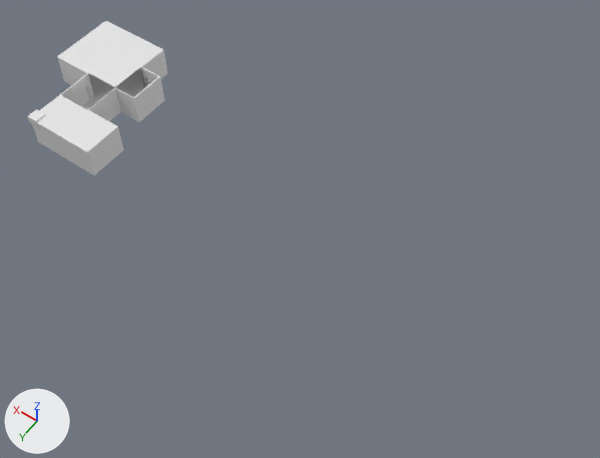
Before and after pictures for a commit that changed the Blender file V00717/Assets/Art/Locations/space_station_001.blend.
Rendered twice from a 50 mm lens placed at (-422.0, 292.0, 515.0), pointed at (-188.0, -36.0, 0.0). Arrows for +X, +Y and +Z are at lower left; the lights stay in place.
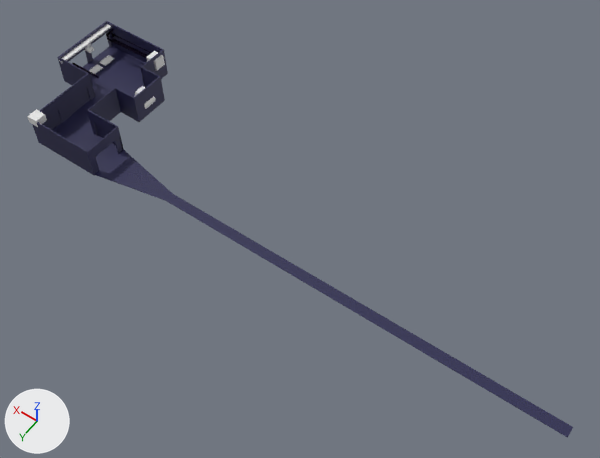
The change, as a list of edits to the scene's bpy script:
```text
Add mat_material_001:
    mat_material_001 = principled_material('Material.001')
    mat_material_001.base_color = (0.022, 0.0211, 0.08)  # dark blue #292850
Change me_cube_001:
    used by ob_cube; location = (0.0, 0.0, 0.0); scale = (-16.8, -16.8, -0.231)
    remove me_cube_001.from_pydata(...)  # 360 vertices, 375 faces; spans x -5.1..1.0, y -1.1..6.7, z -120.6..1.0
    add me_cube_001.from_pydata(...)  # 368 vertices, 381 faces; spans x -5.1..25.7, y -1.1..6.7, z -120.6..1.0
    me_cube_001 part 1
    3 faces are deleted
    8 vertices are added at x 5.0..25.7, y -0.2..0.3, z -0.3..0.3
    9 new faces join them
    me_cube_001 part 2: 372 faces spanning x -5.1..1.0, y -1.1..6.7, z -120.6..1.0 switch from no material to mat_material_001 (dark blue #292850)
Change ob_plane:
    add ob_plane.hide_set(True)
Change ob_plane_001:
    add ob_plane_001.hide_set(True)
Add ob_cube_002:
    ob_cube_002 = bpy.data.objects.new('Cube.002', me_cube_010)  # a box spanning x -1.0..1.0, y -1.0..1.0, z -1.0..1.0; a box spanning x -8.7..7.8, y -13.5..13.7, z 1.0..1.6
    ob_cube_002.location = (70.9, -75.5, 1.6)
    ob_cube_002.scale = (0.454, 0.454, 0.9)
Add ob_cube_008:
    ob_cube_008 = bpy.data.objects.new('Cube.008', me_cube_002.copy())  # the mesh of ob_cube_001
    ob_cube_008.location = (19.1, -103.4, 19.5)
    ob_cube_008.scale = (5.32, 5.32, 5.32)
Add ob_cylinder_004:
    ob_cylinder_004 = bpy.data.objects.new('Cylinder.004', me_cylinder_006)  # 168 vertices, 108 faces; spans x -4.24..8.12, y -1.01..1.02, z -0.76..12.23; in mat_pipe_metallic (black #100819); modifiers MIRROR
    ob_cylinder_004.location = (73.4, -106.9, 23.4)
    ob_cylinder_004.rotation_euler = (1.571, 0.0, -1.548)  # degrees (90, 0, -89)
    ob_cylinder_004.scale = (0.56, 0.56, 4.63)
Add ob_cylinder_003:
    ob_cylinder_003 = bpy.data.objects.new('Cylinder.003', me_cylinder_006.copy())  # modifiers MIRROR
    ob_cylinder_003.location = (73.4, -106.9, 17.9)
    ob_cylinder_003.rotation_euler = (1.571, 0.0, -1.548)  # degrees (90, 0, -89)
    ob_cylinder_003.scale = (0.56, 0.56, 4.63)
Add ob_cylinder_001:
    ob_cylinder_001 = bpy.data.objects.new('Cylinder.001', me_cylinder_004)  # 156 vertices, 96 faces; spans x -4.24..8.12, y -1.01..1.02, z -0.76..7.07; in mat_pipe_metallic (black #100819); modifiers MIRROR
    ob_cylinder_001.location = (73.4, -102.9, 20.8)
    ob_cylinder_001.rotation_euler = (1.571, 0.0, -1.548)  # degrees (90, 0, -89)
    ob_cylinder_001.scale = (0.968, 0.968, 8.0)
Add ob_cube_007:
    ob_cube_007 = bpy.data.objects.new('Cube.007', me_cube_008)  # 12 vertices, 10 faces; spans x -2.24..2.24, y -2.24..2.24, z -1.5..1.5
    ob_cube_007.location = (0.4, -66.1, 10.7)
    ob_cube_007.scale = (3.04, 3.04, 7.0)
Add ob_cube_006:
    ob_cube_006 = bpy.data.objects.new('Cube.006', me_cube_002.copy())  # the mesh of ob_cube_001
    ob_cube_006.location = (81.9, -81.2, 24.9)
    ob_cube_006.scale = (2.36, 31.3, 0.385)
Add ob_cube_004:
    ob_cube_004 = bpy.data.objects.new('Cube.004', me_cube_005)  # 20 vertices, 18 faces; spans x -1.79..1.01, y -1.0..1.01, z -1.34..1.0
    ob_cube_004.location = (84.4, -83.0, 18.4)
    ob_cube_004.scale = (3.09, 3.09, 3.09)
Add ob_cylinder_002:
    ob_cylinder_002 = bpy.data.objects.new('Cylinder.002', me_cylinder_003)  # 72 vertices, 42 faces; spans x -4.24..8.12, y -1.01..1.02, z -0.76..1.95; in mat_pipe_metallic (black #100819); modifiers MIRROR
    ob_cylinder_002.location = (65.8, -57.9, 14.9)
    ob_cylinder_002.rotation_euler = (1.571, 0.0, 1.571)  # degrees (90, 0, 90)
    ob_cylinder_002.scale = (0.968, 0.968, 8.0)
Add ob_cube_003:
    ob_cube_003 = bpy.data.objects.new('Cube.003', me_cube_010.copy())
    ob_cube_003.location = (71.1, -90.9, 1.6)
    ob_cube_003.scale = (0.454, 0.454, 0.9)
```

Where the change shows, as pixel boxes [x1, y1, x2, y2] in the pictures (600 x 458 px):
'Cube', reshaped (296% wider, 170% taller): before [32, 21, 168, 175]; after [32, 21, 573, 438]
'Plane.001', hidden: before [59, 21, 162, 87]
'Plane', hidden: before [38, 95, 116, 151]
'Cube.006', added: after [59, 24, 111, 62]
'Cube.008', added: after [146, 51, 165, 71]
'Cylinder.001', added: after [106, 31, 147, 59]
'Cube.007', added: after [134, 86, 155, 109]
'Cube.003', added: after [99, 55, 115, 66]
'Cube.002', added: after [89, 64, 103, 74]
'Cylinder.004', added: after [110, 28, 152, 53]
'Cylinder.002', added: after [72, 63, 99, 78]
'Cube.004', added: after [84, 43, 94, 53]
'Cylinder.003', added: after [112, 33, 148, 56]
part 1 of me_cube_001, built on: before [91, 136, 124, 175]; after [95, 150, 573, 438]
part 2 of me_cube_001, recoloured (grey to blue): [32, 21, 168, 175] in both
